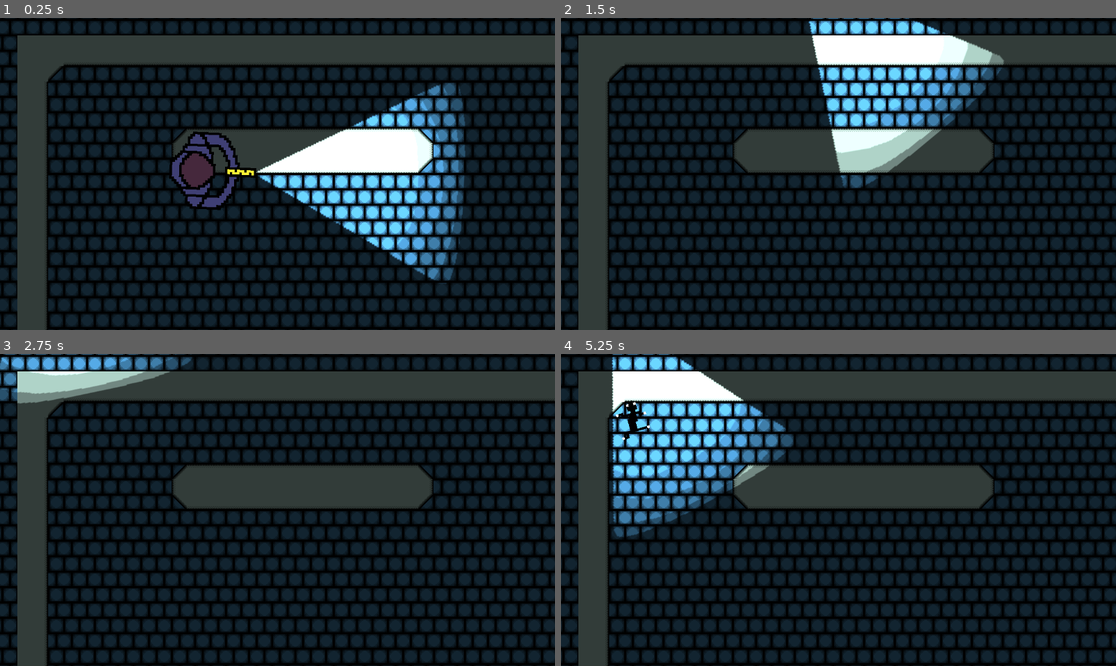
Above: before the commit, frames 1-4 (two rows, left to right).
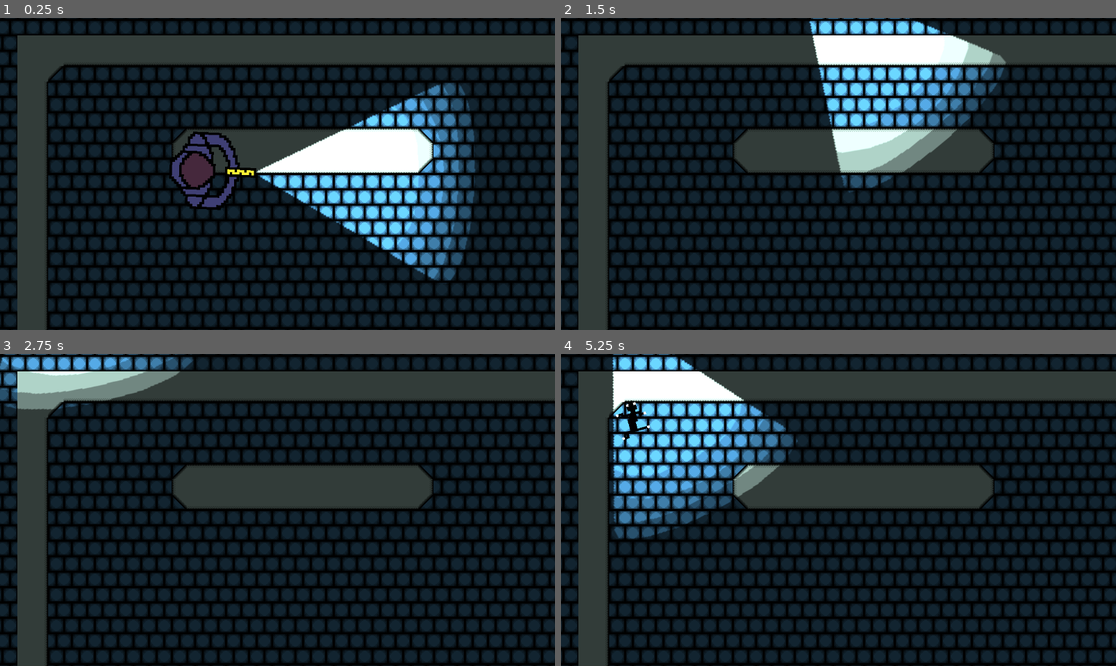
Above: after the commit, the same moments.

Repository: AnthonyDeSantiago/SPACE
Game: Godot game, scene res://Scenes/anthony_level.tscn
Same seed, same stepped clock (60 frames per second), same inputs: the game is played once before the commit and once after it. This scene is started directly instead of the project's main scene.
Inputs (mouse positions are in pixels of both pictures, inside the frame that each line leads up to):
- Up to frame 1 (0.25 s): no input
- Up to frame 2 (1.5 s): tap Enter at 0.5 s; move the mouse to (810, 236) at 0.52 s; press the mouse at (810, 236) at 0.53 s; hold W (up) from 0.53 s (still down); move the mouse to (1005, 220) at 1.27 s; release the mouse at (1005, 220) at 1.28 s; click (1005, 220) at 1.35 s
- Up to frame 3 (2.75 s): move the mouse to (111, 463) at 2.02 s; release W (up) at 2.03 s; press the mouse at (111, 463) at 2.03 s; hold A (left) from 2.03 s (still down)
- Up to frame 4 (5.25 s): move the mouse to (866, 510) at 2.77 s; release the mouse at (866, 510) at 2.78 s; click (866, 510) at 2.85 s; move the mouse to (755, 432) at 3.52 s; release A (left) at 3.53 s; press the mouse at (755, 432) at 3.53 s; hold S (down) 3.53-4.28 s; move the mouse to (960, 494) at 4.27 s; release the mouse at (960, 494) at 4.28 s; hold D (right) 4.28-5.03 s; click (960, 494) at 4.35 s; move the mouse to (727, 525) at 5.02 s; press the mouse at (727, 525) at 5.03 s; hold W (up) from 5.03 s (still down)

The runs differ from the first frame. In frame 1, 0.8% of the frame differs, in the area x 46-86%, y 21-85%; in frame 2, 0.9%, in the area x 44-81%, y 0-56%; in frame 3, 0.8%; in frame 4, 0.9%.

Commit message:
fixed projectile

Diff:
--- a/Scenes/simple_char.tscn
+++ b/Scenes/simple_char.tscn
@@ -29,7 +29,7 @@
 texture = ExtResource("3_ioft6")
 
 [node name="PointLight2D" type="PointLight2D" parent="Marker2D/Char"]
-position = Vector2(62.8, 0.2)
+position = Vector2(69.4, 0)
 scale = Vector2(0.33342, 0.57875)
 energy = 5.0
 shadow_enabled = true
--- a/Scenes/simple_proj.tscn
+++ b/Scenes/simple_proj.tscn
@@ -5,15 +5,16 @@
 [ext_resource type="Texture2D" uid="uid://emynobwnbptj" path="res://Art/light_source.png" id="3_p6rfw"]
 
 [sub_resource type="CapsuleShape2D" id="CapsuleShape2D_nq0m7"]
-radius = 7.0
-height = 14.0
+radius = 9.0
+height = 18.0
 
 [node name="Simple_Projectile" type="CharacterBody2D"]
 script = ExtResource("1_fwkot")
 SPEED = 2000.0
 
 [node name="SimpleProj" type="Sprite2D" parent="."]
-scale = Vector2(1.0625, 1.125)
+position = Vector2(2.38419e-07, 2.38419e-07)
+scale = Vector2(1.44034, 1.52507)
 texture = ExtResource("2_21tm7")
 
 [node name="Area2D" type="Area2D" parent="."]
@@ -22,7 +23,7 @@
 shape = SubResource("CapsuleShape2D_nq0m7")
 
 [node name="PointLight2D" type="PointLight2D" parent="Area2D/CollisionShape2D"]
-position = Vector2(7.62939e-06, 7.62939e-06)
+position = Vector2(1.52588e-05, 2.38419e-07)
 scale = Vector2(1.00195, 1.00195)
 texture = ExtResource("3_p6rfw")
 
Binary file changed: Art/Flash_Light.png
Binary file added: Art/playbutton.png
Not shown, added: Art/playbutton.png.import
Binary file added: Art/quitbutton.png
Not shown, added: Art/quitbutton.png.import
Binary file changed: Art/simple_proj.png
